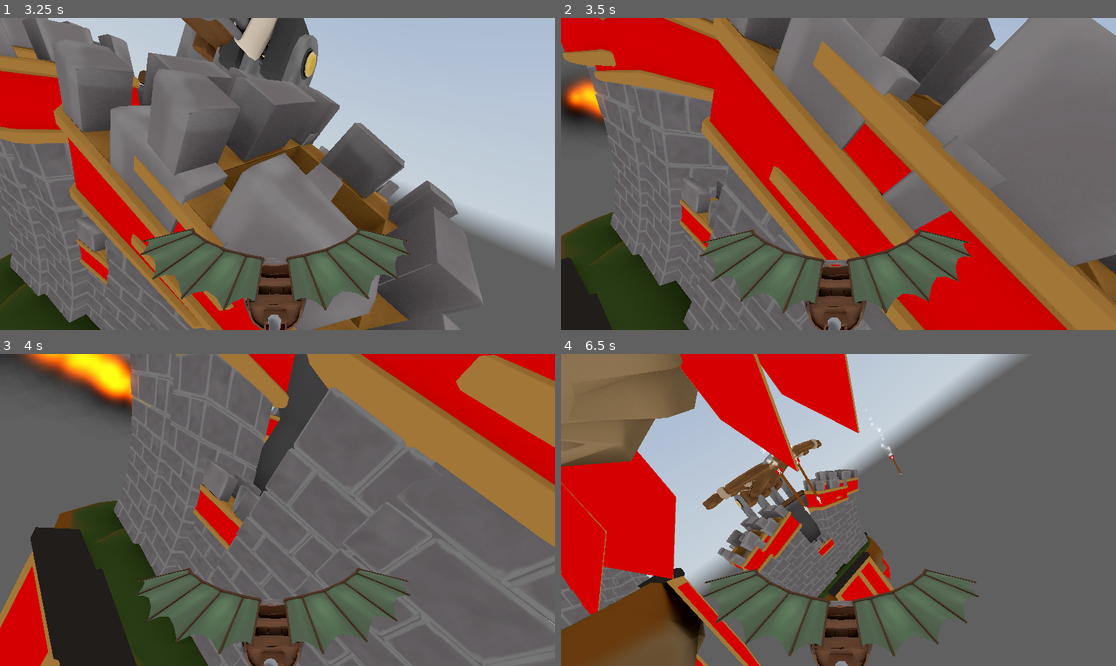
Above: before the commit, frames 1-4 (two rows, left to right).
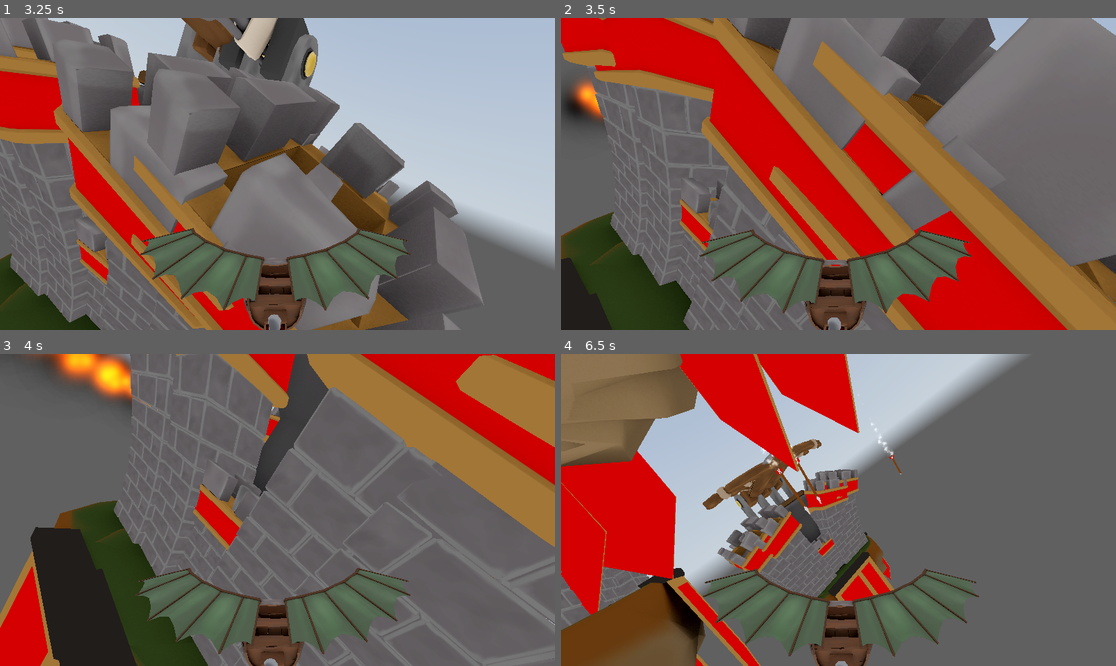
Above: after the commit, the same moments.

Repository: SimDubz/godot_gamejam_01
Game: Godot game, scene res://scenes/playground.tscn
The game is run twice, just before and just after one commit, with the same random seed, the same clock (stepped at 60 frames per second) and the same inputs. This scene is started directly instead of the project's main scene. A sky picture missing from this copy of the repository is replaced by a grey-blue gradient.
Inputs (mouse positions are in pixels of both pictures, inside the frame that each line leads up to):
- Up to frame 1 (3.25 s): tap Enter (ui_accept) at 0.5, 0.77, 1.52, 3.02 s; move the mouse to (271, 180) at 0.52 s; hold E (rotate_right) 0.53-2.03 s; move the mouse to (316, 177) at 1.27 s; move the mouse to (233, 170) at 2.02 s; hold Q (rotate_left) from 2.03 s (still down); move the mouse to (283, 174) at 2.77 s
- Up to frame 2 (3.5 s): keep holding Q (rotate_left)
- Up to frame 3 (4 s): keep holding Q (rotate_left); move the mouse to (255, 503) at 3.52 s; tap Enter (ui_accept) at 3.77 s
- Up to frame 4 (6.5 s): move the mouse to (866, 510) at 4.27 s; release Q (rotate_left) at 4.28 s; hold E (rotate_right) from 4.28 s (still down); tap Enter (ui_accept) at 4.52, 6.02 s; move the mouse to (810, 510) at 5.02 s; move the mouse to (849, 503) at 5.77 s

Frame 1 is identical in both runs. In frame 2, 0.5% of the frame differs, in the area x 0-8%, y 20-33%; in frame 3, 2.2%, in the area x 0-29%, y 0-20%; in frame 4, less than 0.1%.

Commit message:
Damage flame

Diff:
--- a/scenes/flame_projectile.tscn
+++ b/scenes/flame_projectile.tscn
@@ -1,7 +1,6 @@
-[gd_scene load_steps=4 format=3 uid="uid://dl8tkhe4y0yuo"]
+[gd_scene load_steps=3 format=3 uid="uid://dl8tkhe4y0yuo"]
 
 [ext_resource type="Script" path="res://scripts/flame_projectile.gd" id="1_f6pti"]
-[ext_resource type="PackedScene" uid="uid://bys06v4yu7qfo" path="res://arts/vfx/vfx_Flametrower.tscn" id="2_qnuw8"]
 
 [sub_resource type="CapsuleShape3D" id="CapsuleShape3D_us3r7"]
 radius = 2.57324
@@ -21,6 +20,5 @@
 wait_time = 5.0
 one_shot = true
 
-[node name="vfx_Flametrower" parent="." instance=ExtResource("2_qnuw8")]
-
+[connection signal="body_entered" from="." to="." method="_on_body_entered"]
 [connection signal="timeout" from="Timer" to="." method="_on_timer_timeout"]
--- a/scripts/flame_projectile.gd
+++ b/scripts/flame_projectile.gd
@@ -11,6 +11,7 @@
 	anchor.add_child(projectile_instance)
 
 func _on_body_entered(body: Node3D) -> void:
+	print("Body entered")
 	if body.is_in_group("plane"):
 		body._hit_by_projectile()
 		queue_free()
